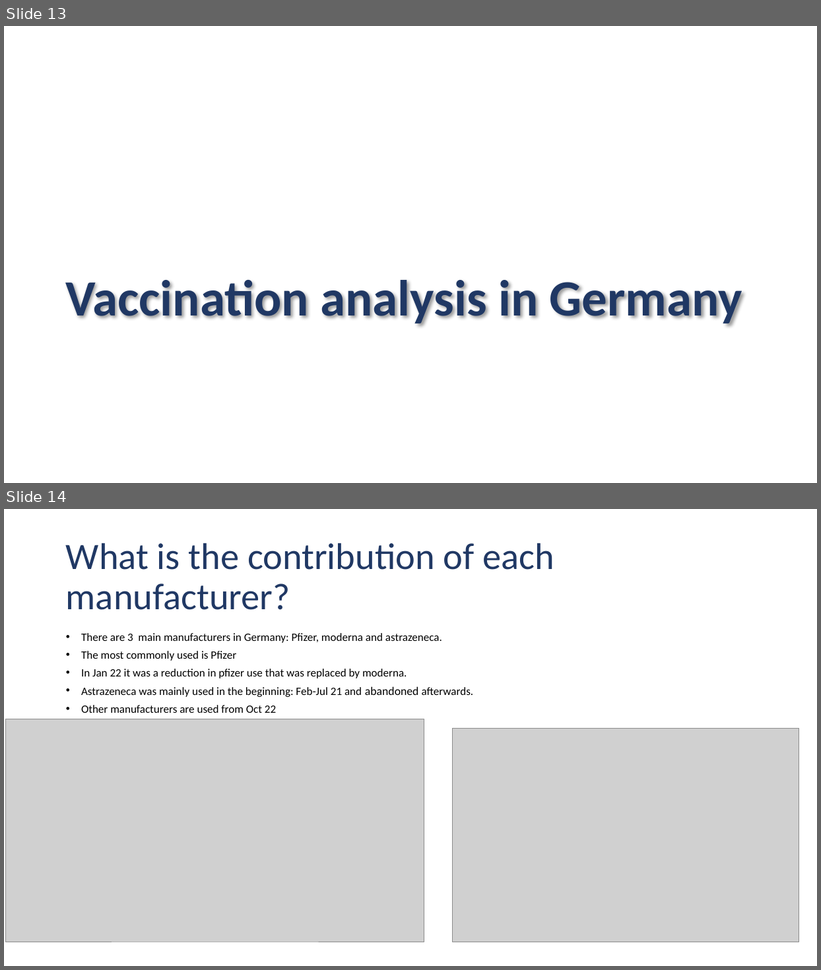
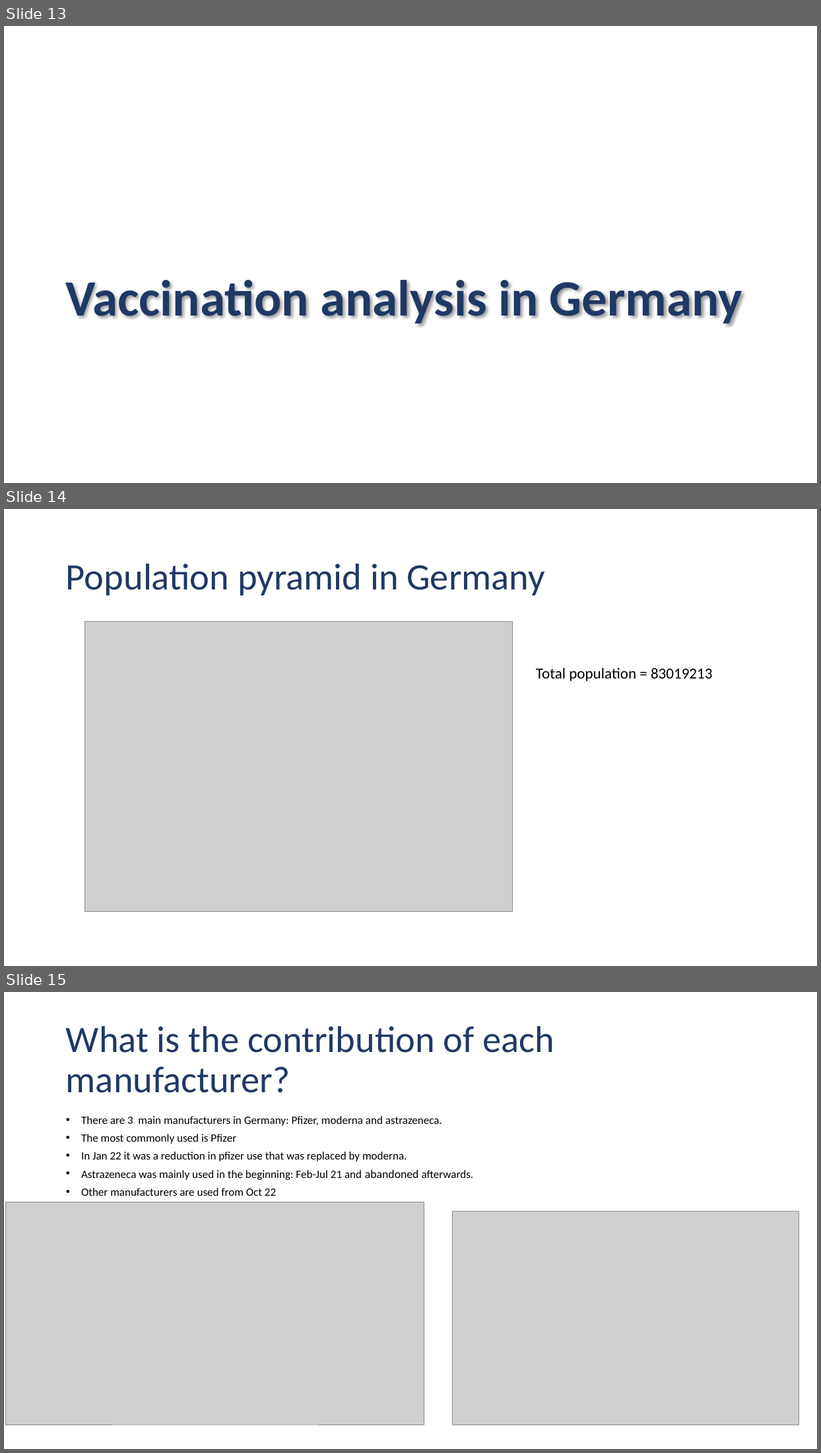
Before and after one commit to doctorf72/Naya-Practical-Data-Science-EDA-Project, a slide deck: initial analysis.pptx. Shown one above the other, each under a label of ours: slides 13 and 14 before the commit, slides 13, 14 and 15 after it. The pictures are 821x970 and 821x1453 pixels, drawn with LibreOffice and Linux fonts; fonts in the diff are those of the drawing; grey boxes stand for pictures; background and template pictures are left out. Boxes give left, top, right and bottom in pixels: in the first picture for what was removed or moved away, otherwise in the second. Text is boxed around its words. In the diff, an @@ line names an element or a change of style, - is before the commit and + after.

```diff
--- a/initial analysis.pptx
+++ b/initial analysis.pptx
@@ slide 14 added at [4,509,817,966], background #FFFFFF @@
@@ title added at [66,563,545,595], 44 pt, text #203864 @@
+Population pyramid in Germany
@@ picture added at [85,622,512,912] @@
@@ text added at [536,668,713,681], 18 pt, text #000000 @@
+Total population = 83019213
@@ what was slide 14 is now slide 15 @@
```
Also in this commit, not shown: 2 slides changed, 2 other slides added, 1 other file.
